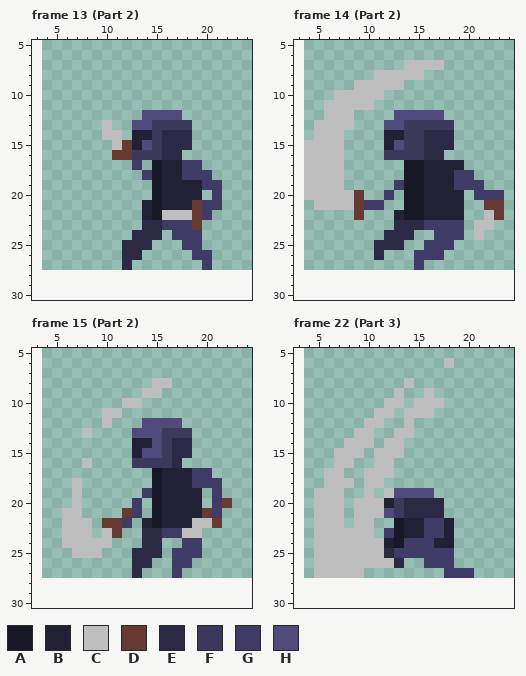
Two states of a pixel-art file, Assets/Sprites/Asperite files/CircularAttacks/morecircularmotionsandmotionblur.aseprite. Above is the file before it was changed.
24x24 pixels, 24 frames. Shown: frame 13 (Part 2): x 3..24, y 5..30; frame 14 (Part 2): x 3..24, y 5..30; frame 15 (Part 2): x 3..24, y 5..30; frame 22 (Part 3): x 3..24, y 5..30. The old version is drawn lined up with the new one, on the new canvas. The commit also changed other frames, which this record leaves out.
Palette (. is transparent): A #181726  B #222034  C #bebebe  D #663931  E #2c2944  F #3d395c  G #403b66  H #514b7d
Pixels before, frame 13 (Part 2), first column x 10:
12 ....HHHH....
13 C..HHFFFF...
14 CC.BBFEEE...
15 .CDBHFEEE...
16 .DDFFFEE....
17 ...G.ABBGG..
18 ....GABBGGG.
19 .....ABBBBGG
20 .....ABBBB.G
21 ....BABBBDGG
22 ....BACCCDG.
23 ....EEGGGD..
24 ...EEE.GGG..
25 ..EEE...GG..
26 ..EE.....GG.
27 ..E.......G.
Pixels before, frame 14 (Part 2), first column x 4:
 7 ..........CCCC......
 8 .......CCCCC........
 9 .....CCCCC..........
10 ...CCCCC............
11 ..CCCCC.............
12 ..CCC....HHHHH......
13 .CCCC...HHFFFFF.....
14 .CCC....BBFFEEE.....
15 CCCC....BHFFEEE.....
16 CCCC....FFFFEE......
17 CCCC......AABBBB....
18 CCCC......AABBBGG...
19 CCCC.....GAABBBGGG..
20 CCCCCD..G.AABBBB.GGG
21 .CCCCDGG..AABBBB..DD
22 .....D...BAABBBB..CD
23 .........EEEGGGG.CC.
24 ........EEE..GGG.C..
25 .......EEE..GGG.....
26 .......E...GGG......
27 ...........G........
Pixels before, frame 15 (Part 2), first column x 6:
 8 .........CC......
 9 ........CC.......
10 ......CC.........
11 ....CC...........
12 ....C...HHHH.....
13 ..C....HHHFFF....
14 .......BBHFEE....
15 .......BHHFEE....
16 ..C....FFFFE.....
17 .........ABBBGG..
18 .C.......ABBBGGG.
19 .C......GABBBB.G.
20 .C.....G.ABBBB.GD
21 CC....DG.ABBBBDG.
22 CCC.DDG.BABBBCCD.
23 CCC.CD..EEGGCC...
24 CCCCC...EE..GG...
25 .CCC...EEE.GGG...
26 .......EE..GG....
27 .......E...G.....
Pixels before, frame 22 (Part 3), first column x 5:
 6 .............C..
 7 ................
 8 .........C......
 9 ........C..C....
10 .......CC.CCC...
11 ......CC.CCC....
12 .....CC..C......
13 ....CC..CC......
14 ...CCC.CC.......
15 ..CCC.CCC.......
16 ..CC..CC........
17 .CC..CCC........
18 .CCC.CC.........
19 CCC..C.CHHHH....
20 CCC.CCCBFEEEE...
21 CCC.CCCHFEEEE...
22 CCC.CC..ABBGGB..
23 CCCCCC.GABBGGB..
24 CCCCCCCBAGGGBB..
25 CCCCCCCEGGGGGG..
26 CCCCCCCCE..GGG..
27 CCCCC........GGG
Now the later version:
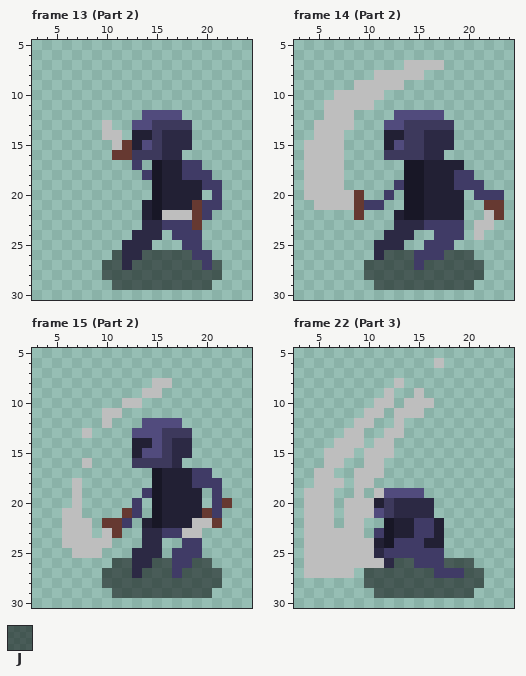
Colours new in this view: J #00000083
Change:
canvas 24x24 -> 32x32, the old top-left corner now at 4,4
Frame 13 (Part 2):
The edit adds colour J in row 26 at x 11 and 14 to 18; in row 27 at x 10 to 11, 13 to 19 and 21; in row 28 at x 10 to 21; in row 29 at x 11 to 20.
Frame 14 (Part 2):
The edit adds colour J in row 26 at x 12 to 14 and 18 to 20; in row 27 at x 10 to 14 and 16 to 21; in row 28 at x 10 to 21; in row 29 at x 11 to 20.
Frame 15 (Part 2):
The edit adds colour J in row 26 at x 11 to 12, 15 to 16 and 19 to 20; in row 27 at x 10 to 12, 14 to 16 and 18 to 21; in row 28 at x 10 to 21; in row 29 at x 11 to 20.
Frame 22 (Part 3):
The edit adds colour A in row 22 at x 12.
Colour B gives way to colour A in row 24 at x 12.
Colour G gives way to colour A in row 23 at x 12.
Colour A gives way to colour B in rows 22 to 23 at x 13.
Colour C gives way to colour B in row 20 at x 11; in row 24 at x 11.
Colour G gives way to colour B in rows 22 to 23 at x 17; in row 24 at x 16.
The edit adds colour C in row 6 at x 17; in row 8 at x 13; in row 9 at x 12 and 15; in row 10 at x 11 and 14; in row 11 at x 10 and 13; in row 12 at x 9 and 13.
The edit adds colour C in row 13 at x 8 and 12; in row 14 at x 7 and 11; in rows 15 to 16 at x 6 and 10; in rows 17 to 18 at x 5 and 9; in row 19 at x 4, 9 and 11; in rows 20 to 22 at x 4 and 8.
The edit adds colour C in rows 23 to 27 at x 4.
Colour C gives way to colour E in row 25 at x 11; in row 26 at x 12.
Colour F gives way to colour E in rows 20 to 21 at x 13.
Colour B gives way to colour F in row 20 at x 12.
Colour H gives way to colour F in row 21 at x 12.
The edit adds colour G in row 23 at x 11; in row 26 at x 15; in row 27 at x 17.
Colour A gives way to colour G in row 24 at x 13.
Colour B gives way to colour G in rows 22 to 23 at x 15.
Colour E gives way to colour G in row 25 at x 12.
Colour C gives way to colour H in row 19 at x 12; in row 21 at x 11.
The edit adds colour J in row 26 at x 14 and 19 to 20; in row 27 at x 10 to 16 and 21; in row 28 at x 10 to 21; in row 29 at x 11 to 20.
Colour E gives way to colour J in row 26 at x 13.
Colour G gives way to colour J in row 26 at x 18; in row 27 at x 20.
Colour B is removed in rows 22 to 24 at x 18.
Colour C is removed in row 6 at x 18; in row 8 at x 14; in row 9 at x 13 and 16; in row 10 at x 13 and 17; in row 11 at x 12 and 16; in row 12 at x 11 and 14.
Colour C is removed in row 13 at x 10 and 14; in row 14 at x 10 and 13; in row 15 at x 9 and 13; in row 16 at x 8 and 12; in row 17 at x 7 and 12; in row 18 at x 8 and 11.
Colour C is removed in row 19 at x 7 and 10; in rows 20 to 21 at x 7; in row 22 at x 7 and 10; in row 23 at x 10; in row 27 at x 9.
Colour E is removed in rows 20 to 21 at x 17.
Colour G is removed in row 25 at x 18.
Colour H is removed in row 19 at x 16.
Pixel boxes of the changes (left, top, right, bottom) in both pictures:
added: (102, 250, 222, 290)
added: (364, 250, 484, 290)
added: (102, 558, 222, 598)
changed: (304, 358, 484, 598)
